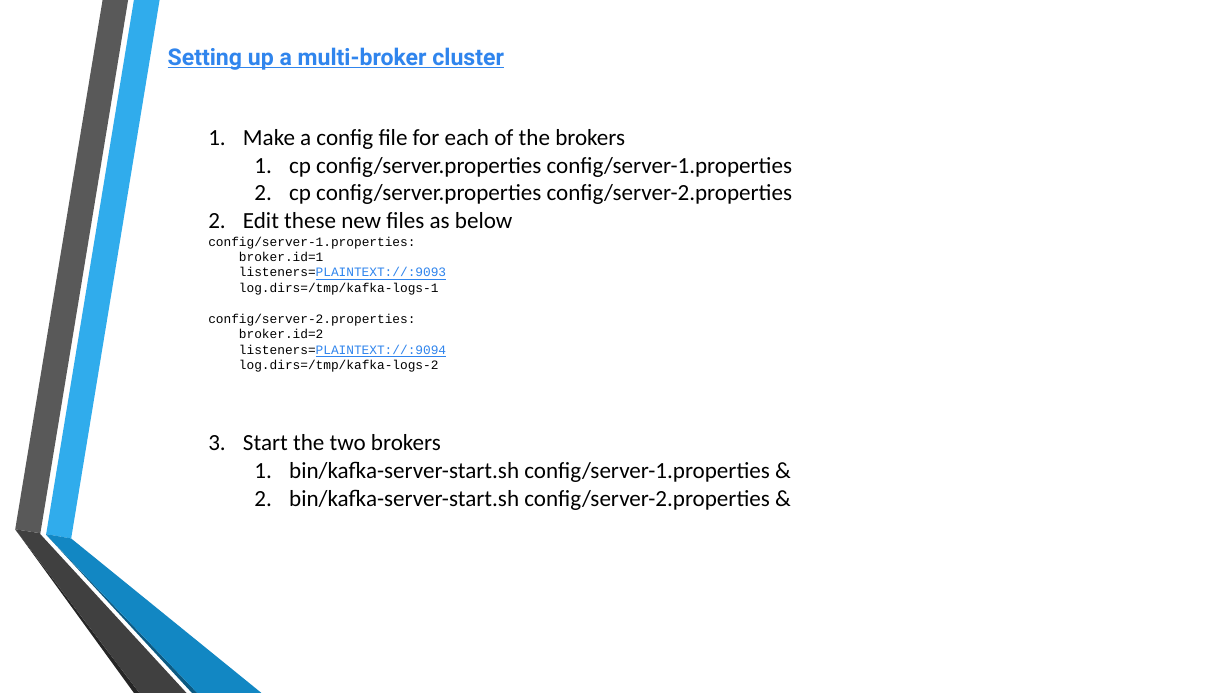
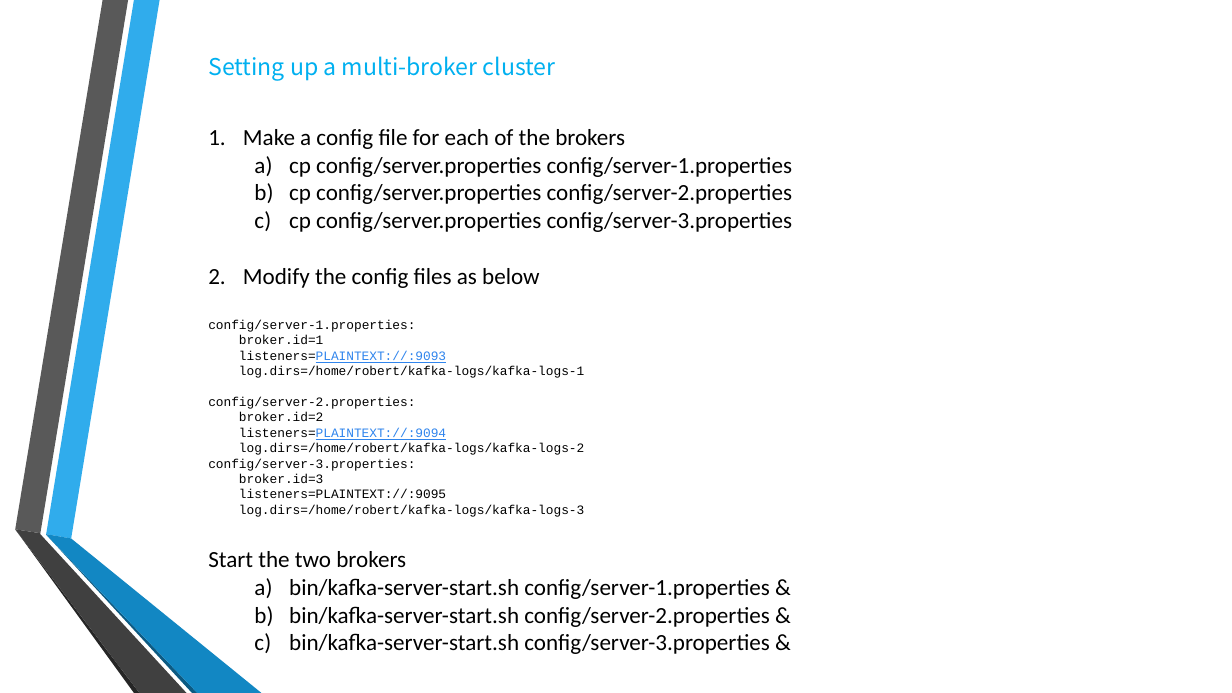
Before and after one commit to RobertLii/Tutorials, a slide deck: slide 43 of Kafka introduction.pptx (slide 67 before the commit). Drawn at 1232x693 pixels with LibreOffice and Linux fonts; fonts in the diff are those of the drawing; background and template pictures are left out. Boxes give left, top, right and bottom in pixels: in the first picture for what was removed or moved away, otherwise in the second. Text is boxed around its words. In the diff, an @@ line names an element or a change of style, - is before the commit and + after.

```diff
--- a/Kafka introduction.pptx
+++ b/Kafka introduction.pptx
@@ text "Setting up a multi-broker cluster": place and size @@
-text "Setting up a multi-broker cluster" at <box>168,47,504,70</box>
+text "Setting up a multi-broker cluster" at <box>208,56,556,80</box>
@@ text "Setting up a multi-broker cluster" at <box>208,56,556,80</box>: font Roboto to Noto Sans CJK SC, text colour #3085ED to #00B0F0, bold off, underline off @@
@@ text at <box>208,157,793,627</box>: bullet 1. to a); bullet 1. to none @@
@@ text at <box>243,212,793,288</box>: text changed @@
-2. Edit these new files as below
+  c) cp config/server.properties config/server-3.properties
+2. Modify the config files as below
@@ text at <box>239,366,584,378</box>: text changed @@
-log.dirs=/tmp/kafka-logs-1
+log.dirs=/home/robert/kafka-logs/kafka-logs-1
@@ text at <box>208,443,584,517</box>: text changed @@
-log.dirs=/tmp/kafka-logs-2
+log.dirs=/home/robert/kafka-logs/kafka-logs-2
+config/server-3.properties:
+broker.id=3
+listeners=PLAINTEXT://:9095
+log.dirs=/home/robert/kafka-logs/kafka-logs-3
@@ text at <box>289,633,770,654</box>: paragraph added @@
+  c) bin/kafka-server-start.sh config/server-3.properties &
```
Also in this commit, not shown: 16 other slides changed, 2 slides added, 10 slides removed.
